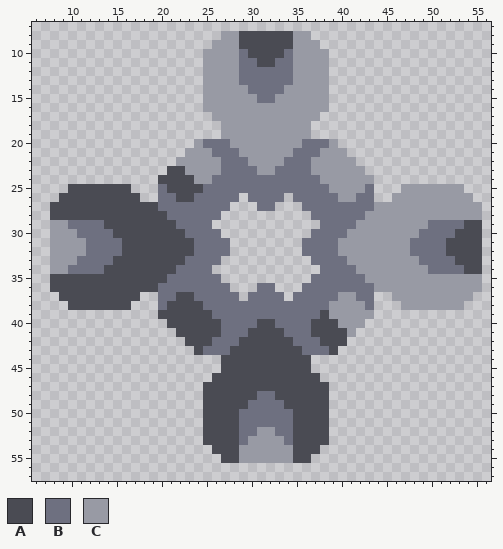
Pixel-art sprite, stored at sprites/blocks/drills/2w01-top.png. The picture above is the old version.
The file is 64x64 pixels. Shown: x 6..56, y 7..57.
Palette (. is transparent): A #4a4b53  B #6e7080  C #989aa4
Pixels before (only the part around the change), first column x 21:
13 ....CCCCBBBBBBCCCC........
14 ....CCCCCBBBBCCCCC........
15 ....CCCCCCBBCCCCCC........
16 ....CCCCCCCCCCCCCC........
17 .....CCCCCCCCCCCC.........
18 ......CCCCCCCCCC..........
19 ......CCCCCCCCCC..........
20 ...CBBBCCCCCCCCBBBC.......
21 ..CCCBBBCCCCCCBBBCCC......
22 .CCCCCBBBCCCCBBBCCCCC.....
23 AACCCCBBBBCCBBBBCCCCCC....
24 AAACCBBBBBBBBBBBBCCCCCC...
25 AAAABBBBBBBBBBBBBBCCCCB...
26 BAABBBBB.BBBB.BBBBBCCBB..C
27 BBBBBBB...BB...BBBBBBBBCCC
28 BBBBBB..........BBBBBBCCCC
29 ABBBB............BBBBCCCCC
30 AABBBB..........BBBBCCCCCC
31 AAABBBB........BBBBCCCCCCC
32 AAABBBB........BBBBCCCCCCC
33 AABBBB..........BBBBCCCCCC
34 ABBBB............BBBBCCCCC
35 BBBBBB..........BBBBBBCCCC
36 BBBBBBB...BB...BBBBBBBBCCC
37 BAABBBBB.BBBB.BBBBBCCBB..C
38 AAAABBBBBBBBBBBBBBCCCCB...
39 AAAAABBBBBBBBBBBBACCCCC...
40 AAAAAABBBBAABBBBAAACCC....
41 .AAAAABBBAAAABBBAAAAC.....
42 ..AAABBBAAAAAABBBAAA......
43 ...ABBBAAAAAAAABBBA.......
44 ......AAAAAAAAAA..........
Once edited:
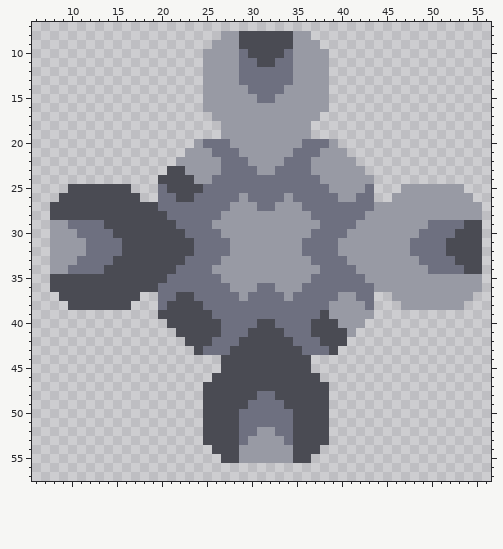
Edits made:
{"y":26,"x":29,"old":".","new":"C"}
{"y":26,"x":34,"old":".","new":"C"}
{"y":27,"x":28,"old":"...","new":"CCC"}
{"y":27,"x":33,"old":"...","new":"CCC"}
{"y":28,"x":27,"old":"..........","new":"CCCCCCCCCC"}
{"y":29,"x":26,"old":"............","new":"CCCCCCCCCCCC"}
{"y":30,"x":27,"old":"..........","new":"CCCCCCCCCC"}
{"y":31,"x":28,"old":"........","new":"CCCCCCCC"}
{"y":32,"x":28,"old":"........","new":"CCCCCCCC"}
{"y":33,"x":27,"old":"..........","new":"CCCCCCCCCC"}
{"y":34,"x":26,"old":"............","new":"CCCCCCCCCCCC"}
{"y":35,"x":27,"old":"..........","new":"CCCCCCCCCC"}
{"y":36,"x":28,"old":"...","new":"CCC"}
{"y":36,"x":33,"old":"...","new":"CCC"}
{"y":37,"x":29,"old":".","new":"C"}
{"y":37,"x":34,"old":".","new":"C"}
{"label":"added","picture_box":[212,193,320,301]}
